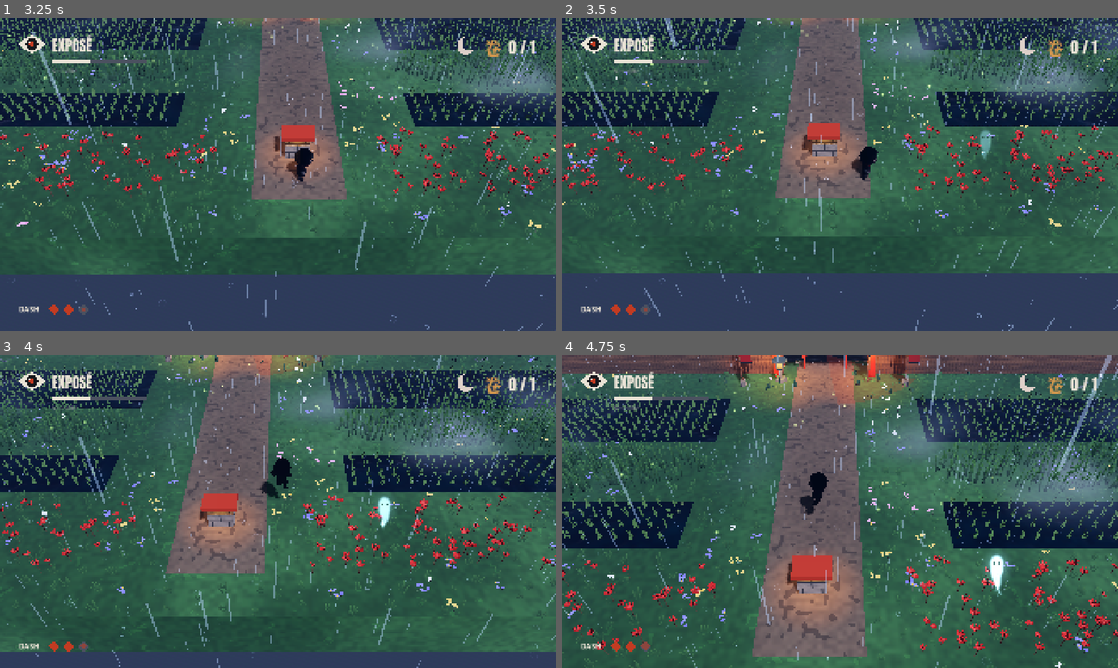
Above: before the commit, frames 1-4 (two rows, left to right).
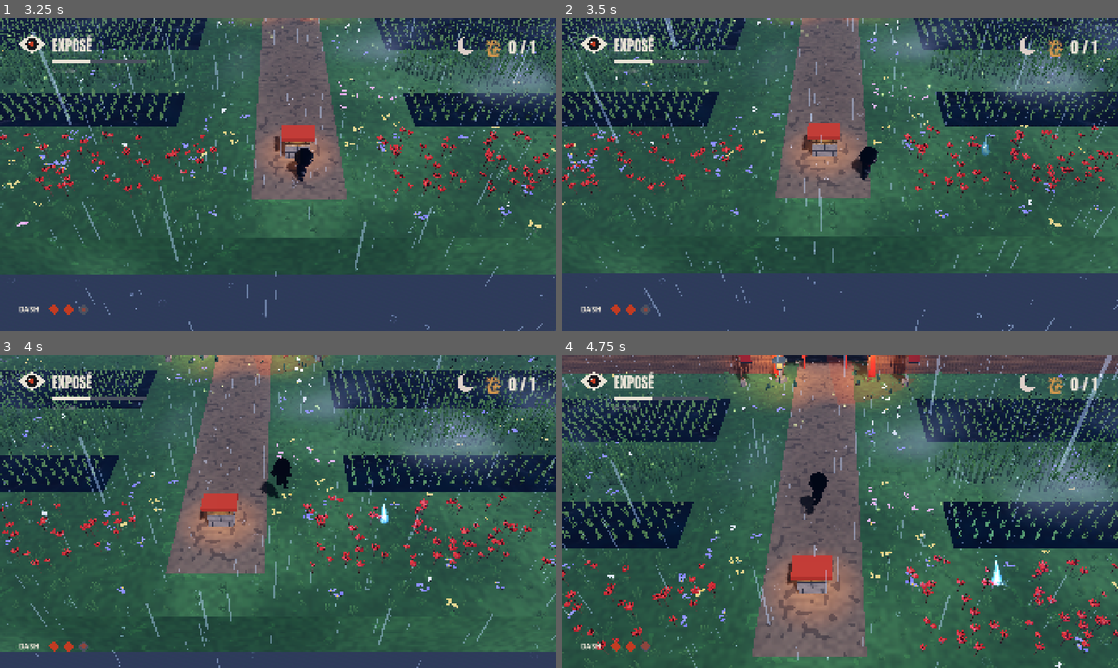
Above: after the commit, the same moments.

Repository: tomberardpro-tech/KAGE
Game: Godot game, scene res://scenes/ui/menu.tscn
The game is run twice, just before and just after one commit, with the same random seed, the same clock (stepped at 60 frames per second) and the same inputs.
Inputs (mouse positions are in pixels of both pictures, inside the frame that each line leads up to):
- Up to frame 1 (3.25 s): click "斬" at 0.5 s; tap Enter (ui_accept) at 1.25 s; move the mouse to (400, 158) at 1.27 s; hold D (move_right) 1.28-2.03 s; hold Ctrl (accroupir) 1.28-2.03 s; tap Space (jump) at 1.52, 2.27 s; move the mouse to (166, 190) at 2.02 s; hold S (move_back) 2.03-2.78 s; click (166, 190) at 2.1 s; move the mouse to (333, 105) at 2.77 s; hold D (move_right) from 2.78 s (still down); hold E (interact) from 2.78 s (still down)
- Up to frame 2 (3.5 s): keep holding D (move_right); keep holding E (interact)
- Up to frame 3 (4 s): move the mouse to (250, 574) at 3.52 s; release D (move_right) at 3.53 s; release E (interact) at 3.53 s; hold W (move_forward) from 3.53 s (still down); tap R at 3.6 s; tap Space (jump) at 3.77 s
- Up to frame 4 (4.75 s): move the mouse to (1006, 558) at 4.27 s; release W (move_forward) at 4.28 s; hold A (move_left) from 4.28 s (still down); hold Ctrl (accroupir) from 4.28 s (still down); tap Space (jump) at 4.52 s

Frame 1 is identical in both runs. In frame 2, 0.1% of the frame differs, in the area x 75-78%, y 35-45%; in frame 3, 0.3%; in frame 4, 0.8%, in the area x 62-99%, y 48-95%.

Commit message:
Esprits bleus : flamme hitodama, feux de renard ou fantôme
Trois styles au choix (hitodama par défaut), cœur blanc et bord bleu,
lumière bleue sur le décor et braises qui montent.

Co-Authored-By: Claude Opus 5.5 (1M context) <noreply@anthropic.com>
Claude-Session: https://claude.ai/code/session_01GRv68AznhnYZZda5qYRux6

Diff:
--- a/scripts/esprits.gd
+++ b/scripts/esprits.gd
@@ -1,10 +1,15 @@
 extends Node3D
-## Esprits (yūrei) : petits fantômes lumineux qui apparaissent près du ninja, flottent un moment
+## Esprits bleus (hitodama, kitsune-bi ou yūrei) : lueurs qui apparaissent près du ninja, flottent un moment
 ## en ondulant puis s'effacent. Purement décoratifs : aucune collision, les gardes les ignorent.
 ## Ajoutés par niveau.gd.
 
 const MAX := 3
-const COULEUR := Color(0.62, 0.86, 1.0)
+const COEUR := Color(0.85, 0.97, 1.0)  ## centre presque blanc
+const BLEU := Color(0.16, 0.42, 1.0)  ## bord bleu profond
+const LUEUR := Color(0.3, 0.55, 1.0)
+
+## 0 : hitodama (flamme d'âme), 1 : kitsune-bi (procession de petites flammes), 2 : yūrei (fantôme bleu)
+@export var style := 0
 
 var cible: Node3D
 var _attente := 2.0
@@ -16,28 +21,46 @@
 	_shader.code = """
 shader_type spatial;
 render_mode unshaded, blend_add, depth_draw_never, cull_disabled;
-uniform vec3 couleur : source_color;
+uniform vec3 coeur : source_color;
+uniform vec3 bleu : source_color;
 uniform float opacite = 1.0;
+uniform int forme = 0;  // 0 flamme, 1 fantôme
+uniform float phase = 0.0;
 void vertex() {
 	// toujours face à la caméra
 	MODELVIEW_MATRIX = VIEW_MATRIX * mat4(INV_VIEW_MATRIX[0], INV_VIEW_MATRIX[1], INV_VIEW_MATRIX[2], MODEL_MATRIX[3]);
 }
+float flamme(vec2 p, float t) {
+	// goutte : rond en bas, pointe qui danse en haut
+	p.x += sin(p.y * 5.0 - t * 3.0) * 0.07 * (p.y + 0.5);
+	float h = clamp((p.y + 0.3) / 1.15, 0.0, 1.0);
+	float l = 0.36 * pow(1.0 - h, 1.4) * (0.88 + 0.12 * sin(t * 6.0 + p.y * 11.0));
+	float bas = length(p - vec2(0.0, -0.3));
+	float d = p.y < -0.3 ? bas / 0.36 : abs(p.x) / max(l, 0.001);
+	return 1.0 - d;
+}
 void fragment() {
 	vec2 p = UV * 2.0 - 1.0;
 	p.y = -p.y;
-	float t = TIME * 2.5;
-	// tête ronde, corps qui s'affine en traîne ondulante
-	float ondule = sin(p.y * 7.0 + t) * 0.12 * clamp(-p.y, 0.0, 1.0);
-	float largeur = mix(0.42, 0.04, clamp(-p.y * 0.9, 0.0, 1.0));
-	float corps = smoothstep(largeur, largeur - 0.18, abs(p.x - ondule)) * step(p.y, 0.25) * smoothstep(-1.0, -0.6, p.y);
-	float tete = smoothstep(0.45, 0.25, length(p - vec2(0.0, 0.3)));
-	float forme = max(corps, tete);
-	float halo = smoothstep(1.0, 0.0, length(p - vec2(0.0, 0.15))) * 0.35;
-	// deux yeux sombres
-	float yeux = smoothstep(0.075, 0.05, length(vec2(abs(p.x) - 0.14, p.y - 0.32)));
-	float a = (forme * 0.8 + halo) * opacite;
-	ALBEDO = couleur * (1.0 - yeux * 0.9) * (0.7 + forme * 0.6);
-	ALPHA = clamp(a, 0.0, 1.0);
+	float t = TIME + phase;
+	float f;
+	float yeux = 0.0;
+	if (forme == 0) {
+		f = flamme(p * vec2(1.0, 1.0) + vec2(0.0, 0.1), t);
+	} else {
+		float ondule = sin(p.y * 6.0 + t * 3.0) * 0.14 * clamp(-p.y, 0.0, 1.0);
+		float largeur = mix(0.42, 0.02, clamp(-p.y * 0.95, 0.0, 1.0)) * (0.9 + 0.1 * sin(t * 5.0 + p.y * 9.0));
+		float corps = (1.0 - abs(p.x - ondule) / max(largeur, 0.001)) * step(p.y, 0.3) * smoothstep(-1.0, -0.5, p.y);
+		float tete = 1.0 - length(p - vec2(0.0, 0.3)) / 0.42;
+		f = max(corps, tete);
+		yeux = smoothstep(0.11, 0.07, length((vec2(abs(p.x) - 0.15, p.y - 0.3)) * vec2(1.0, 0.75)));
+	}
+	float forme_a = smoothstep(0.0, 0.25, f);
+	float centre = smoothstep(0.35, 0.95, f) * (1.0 - yeux);
+	float halo = pow(max(0.0, 1.0 - length(p * vec2(1.0, 0.8))), 2.0) * 0.45;
+	vec3 c = mix(bleu, coeur, centre) * (1.0 - yeux * 0.85);
+	ALBEDO = c * forme_a + bleu * halo;
+	ALPHA = clamp((forme_a + halo) * opacite, 0.0, 1.0);
 }
 """
 
@@ -58,42 +81,58 @@
 	add_child(esprit)
 	esprit.global_position = depart
 
-	var corps := MeshInstance3D.new()
-	var quad := QuadMesh.new()
-	quad.size = Vector2(1.1, 1.4)
-	corps.mesh = quad
-	var m := ShaderMaterial.new()
-	m.shader = _shader
-	m.set_shader_parameter("couleur", COULEUR)
-	m.set_shader_parameter("opacite", 0.0)
-	corps.material_override = m
-	corps.cast_shadow = GeometryInstance3D.SHADOW_CASTING_SETTING_OFF
+	var flammes: Array[ShaderMaterial] = []
+	var corps := Node3D.new()
 	esprit.add_child(corps)
+	var nombre := 3 if style == 1 else 1
+	for i in nombre:
+		var q := MeshInstance3D.new()
+		var quad := QuadMesh.new()
+		quad.size = Vector2(1.1, 1.4) if style == 2 else (Vector2(0.55, 0.75) if style == 1 else Vector2(0.9, 1.2))
+		q.mesh = quad
+		var m := ShaderMaterial.new()
+		m.shader = _shader
+		m.set_shader_parameter("coeur", COEUR)
+		m.set_shader_parameter("bleu", BLEU)
+		m.set_shader_parameter("forme", 1 if style == 2 else 0)
+		m.set_shader_parameter("phase", i * 1.7)
+		m.set_shader_parameter("opacite", 0.0)
+		q.material_override = m
+		q.cast_shadow = GeometryInstance3D.SHADOW_CASTING_SETTING_OFF
+		# la procession suit la même route, chaque flamme un peu derrière et décalée
+		q.position = -cap * i * 0.7 + Vector3(0, sin(i * 2.1) * 0.15, 0)
+		corps.add_child(q)
+		flammes.append(m)
+		if nombre > 1:
+			var danse := q.create_tween().set_loops()
+			danse.tween_property(q, "position:y", q.position.y + 0.18, 0.7 + i * 0.15).set_trans(Tween.TRANS_SINE)
+			danse.tween_property(q, "position:y", q.position.y - 0.12, 0.7 + i * 0.15).set_trans(Tween.TRANS_SINE)
 
 	var lueur := OmniLight3D.new()
-	lueur.light_color = COULEUR
-	lueur.omni_range = 3.0
+	lueur.light_color = LUEUR
+	lueur.omni_range = 5.5
 	lueur.light_energy = 0.0
 	esprit.add_child(lueur)
 
-	# traînée de petites étincelles
+	# braises bleues qui montent et s'éteignent
 	var trainee := CPUParticles3D.new()
-	trainee.amount = 24
-	trainee.lifetime = 1.2
+	trainee.amount = 30
+	trainee.lifetime = 1.4
 	trainee.local_coords = false
-	trainee.gravity = Vector3(0, 0.15, 0)
-	trainee.initial_velocity_max = 0.25
+	trainee.gravity = Vector3(0, 0.6, 0)
+	trainee.initial_velocity_max = 0.2
 	trainee.spread = 180.0
-	trainee.scale_amount_min = 0.5
+	trainee.emission_shape = CPUParticles3D.EMISSION_SHAPE_SPHERE
+	trainee.emission_sphere_radius = 0.2
+	trainee.scale_amount_min = 0.4
 	var point := QuadMesh.new()
-	point.size = Vector2(0.1, 0.1)
+	point.size = Vector2(0.09, 0.09)
 	var mp := StandardMaterial3D.new()
 	mp.shading_mode = BaseMaterial3D.SHADING_MODE_UNSHADED
 	mp.transparency = BaseMaterial3D.TRANSPARENCY_ALPHA
 	mp.blend_mode = BaseMaterial3D.BLEND_MODE_ADD
 	mp.billboard_mode = BaseMaterial3D.BILLBOARD_ENABLED
 	mp.vertex_color_use_as_albedo = true
-	mp.albedo_color = COULEUR
 	var rond := GradientTexture2D.new()
 	rond.fill = GradientTexture2D.FILL_RADIAL
 	rond.fill_from = Vector2(0.5, 0.5)
@@ -104,9 +143,9 @@
 	point.material = mp
 	trainee.mesh = point
 	var g := Gradient.new()
-	g.colors = PackedColorArray([Color(1, 1, 1, 0.8), Color(1, 1, 1, 0)])
+	g.colors = PackedColorArray([Color(COEUR, 0.9), Color(BLEU, 0.0)])
 	trainee.color_ramp = g
-	trainee.position.y = -0.4
+	trainee.position.y = 0.1 if style == 2 else -0.15
 	esprit.add_child(trainee)
 
 	# il passe : apparition, dérive en ondulant, puis disparition
@@ -117,8 +156,9 @@
 	flotte.tween_property(corps, "position:y", 0.12, 0.9).set_trans(Tween.TRANS_SINE)
 	flotte.tween_property(corps, "position:y", -0.12, 0.9).set_trans(Tween.TRANS_SINE)
 	var visible_a := func(v: float) -> void:
-		m.set_shader_parameter("opacite", v)
-		lueur.light_energy = v * 0.8
+		for m in flammes:
+			m.set_shader_parameter("opacite", v)
+		lueur.light_energy = v * 2.2
 		trainee.emitting = v > 0.2
 	var fondu := esprit.create_tween()
 	fondu.tween_method(visible_a, 0.0, 1.0, 1.2)
Not shown, changed: README.md
